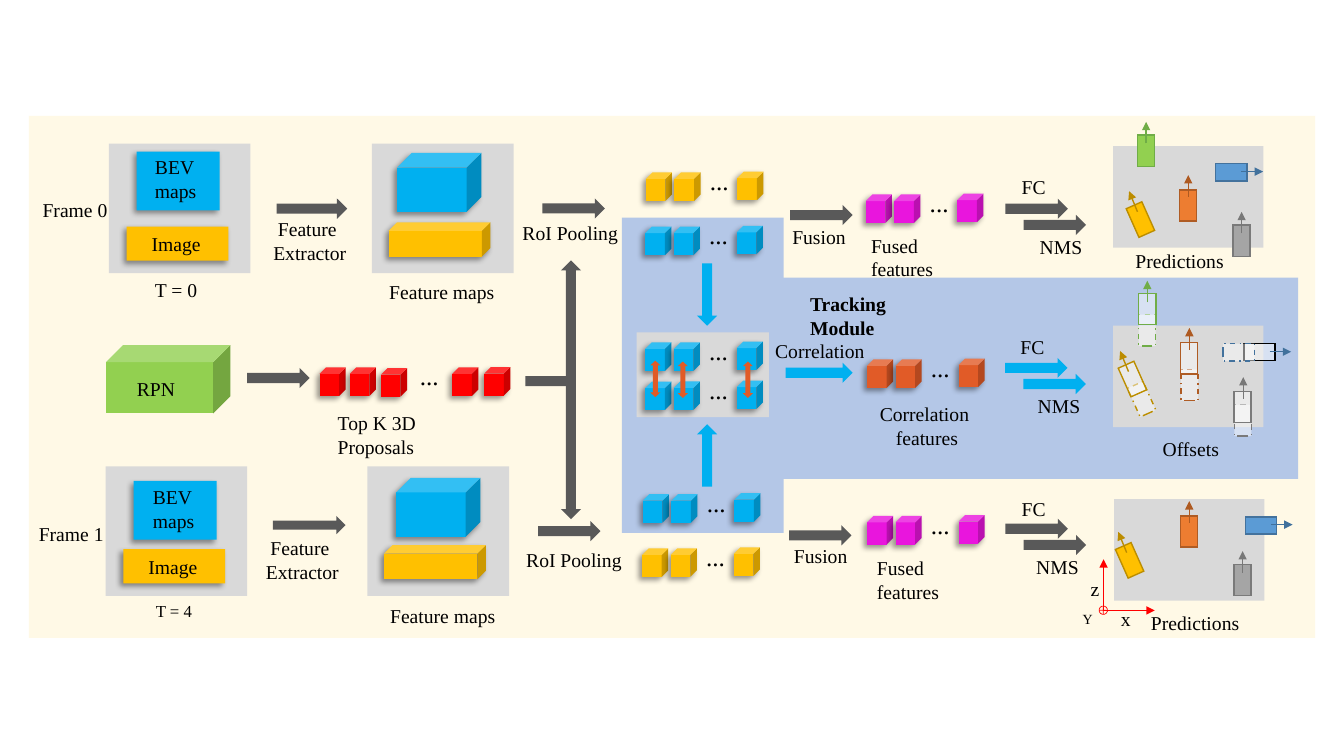
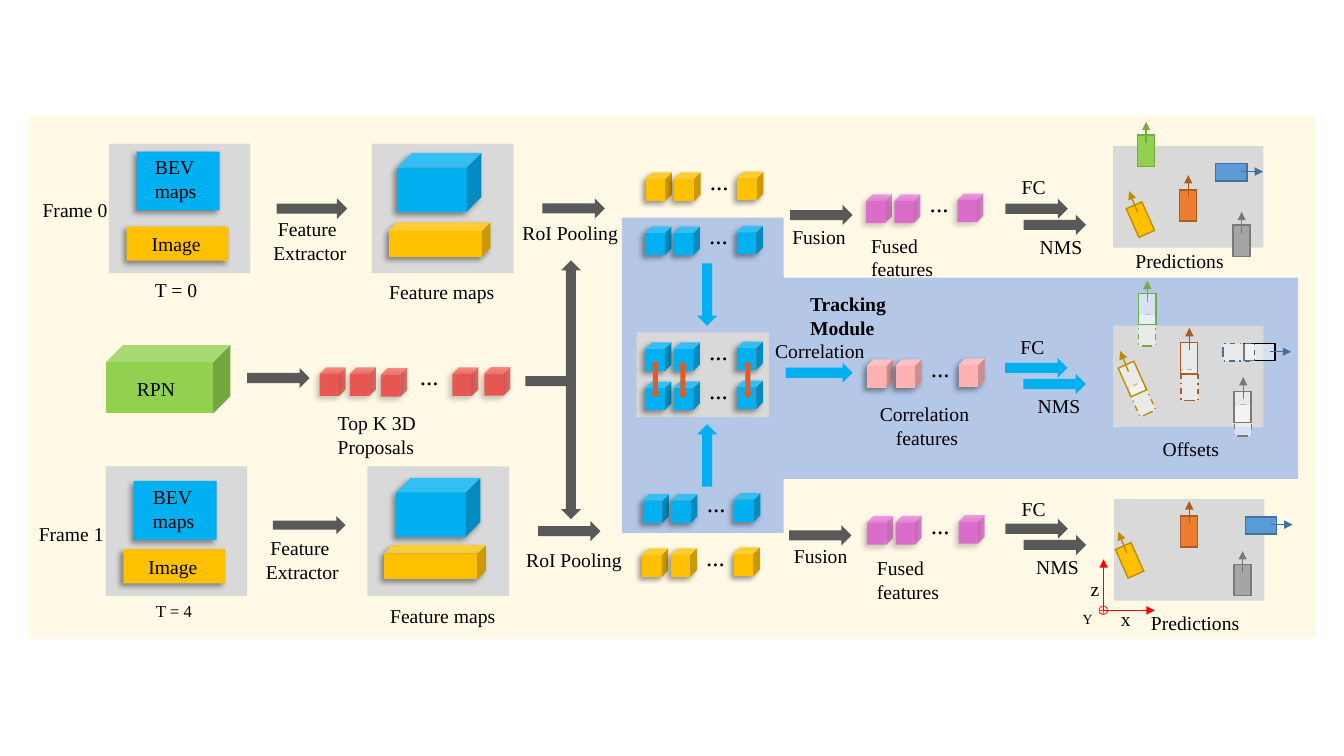
Before and after one commit to Guoxs/DODT, a slide deck: slide 6 of doc/DODT/images/figure.pptx (slide 5 before the commit). Drawn at 1344x756 pixels with LibreOffice and Linux fonts; fonts in the diff are those of the drawing. Boxes give left, top, right and bottom in pixels: in the first picture for what was removed or moved away, otherwise in the second. Text is boxed around its words. In the diff, an @@ line names an element or a change of style, - is before the commit and + after.

```diff
--- a/doc/DODT/images/figure.pptx
+++ b/doc/DODT/images/figure.pptx
@@ fill #E15B27 to #FFB2B2 in 3 elements at bbox=[867, 360, 893, 388], bbox=[895, 360, 922, 388], bbox=[959, 359, 985, 387] @@
@@ fill #FF0000 to #FF0000 at 55% opacity in 5 elements at bbox=[320, 367, 346, 395], bbox=[350, 367, 376, 395], bbox=[381, 368, 407, 396], bbox=[484, 367, 510, 395], bbox=[453, 367, 479, 395] @@
@@ fill #E915DD to #E915DD at 50% opacity in 6 elements at bbox=[866, 195, 892, 223], bbox=[894, 195, 921, 223], bbox=[958, 194, 984, 222], bbox=[867, 516, 893, 544], bbox=[895, 516, 922, 544], bbox=[959, 515, 985, 543] @@
```
Also in this commit, not shown: 3 other slides changed, 7 slides added, 37 other files.
